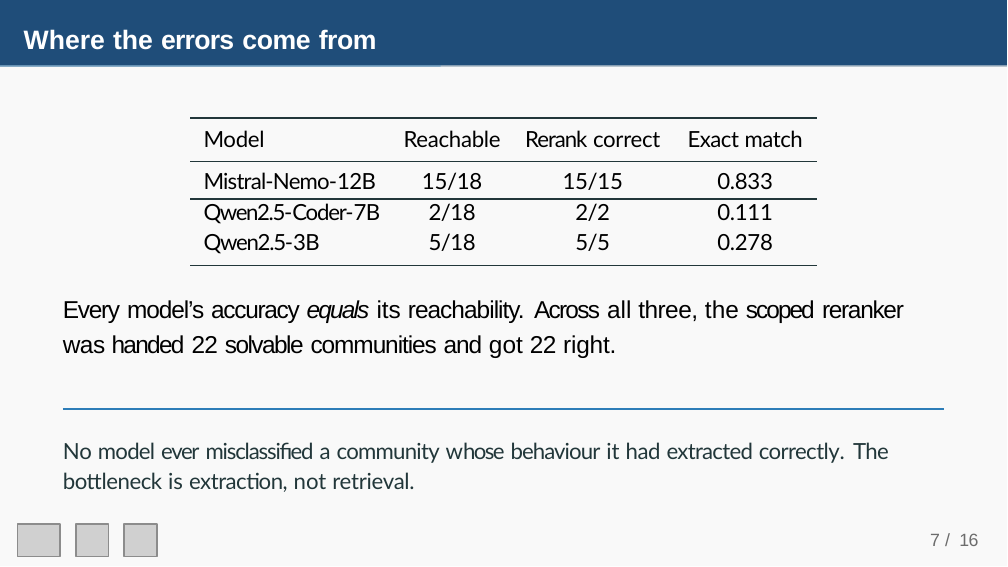
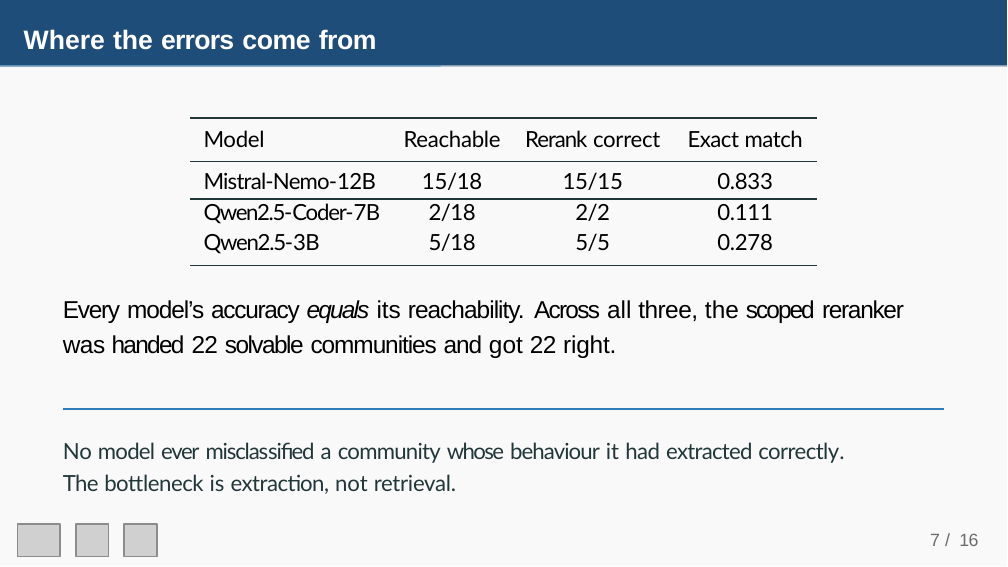
Before and after one commit to Joel89899/RAG-Based-Incident-Reporting-on-SIEM-Log-Streams, a slide deck: slide 8 of IACyC_2026_Joel_Mwende_ppt.pptx. Drawn at 1008x567 pixels with LibreOffice and Linux fonts; fonts in the diff are those of the drawing; grey boxes stand for pictures. Boxes give left, top, right and bottom in pixels: in the first picture for what was removed or moved away, otherwise in the second. Text is boxed around its words. In the diff, an @@ line names an element or a change of style, - is before the commit and + after.

```diff
--- a/IACyC_2026_Joel_Mwende_ppt.pptx
+++ b/IACyC_2026_Joel_Mwende_ppt.pptx
@@ text at bbox=[63, 442, 844, 494]: text changed @@
-No model ever misclassified a community whose behaviour it had extracted correctly. The bottleneck is extraction, not retrieval.
+No model ever misclassified a community whose behaviour it had extracted correctly.
+The bottleneck is extraction, not retrieval.
```
Also in this commit, not shown: 1 other slide changed.
